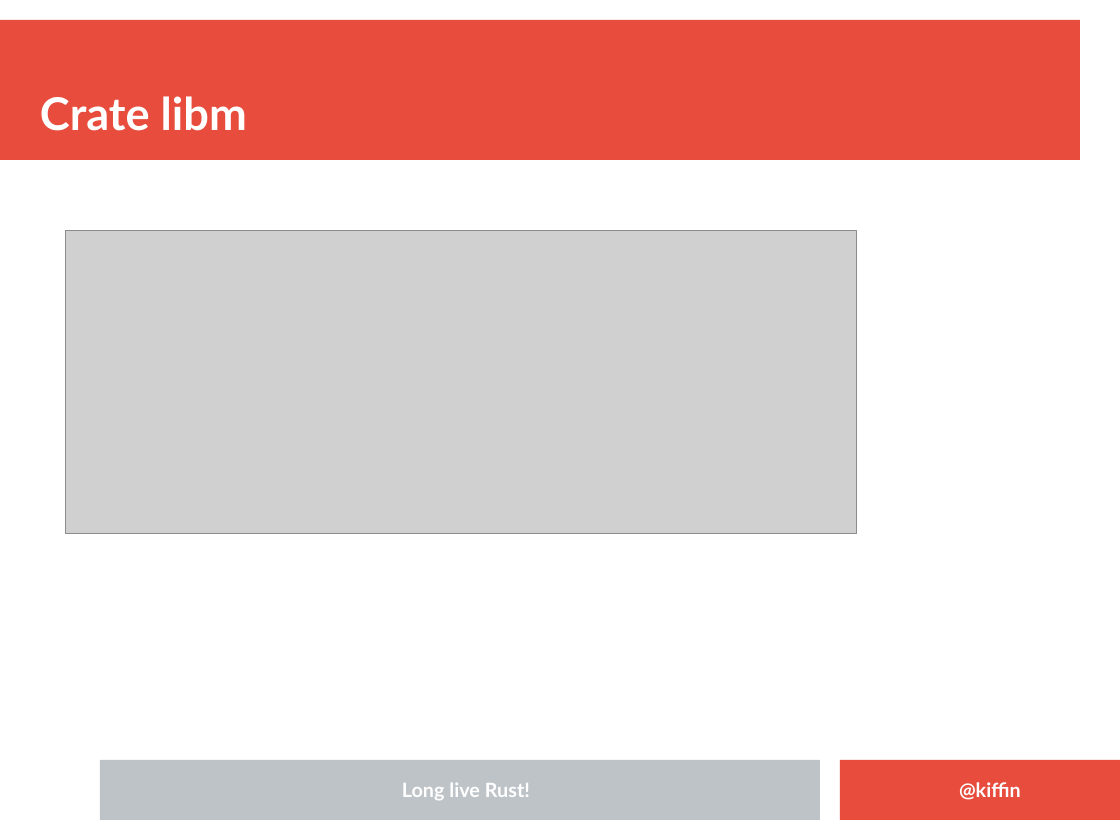
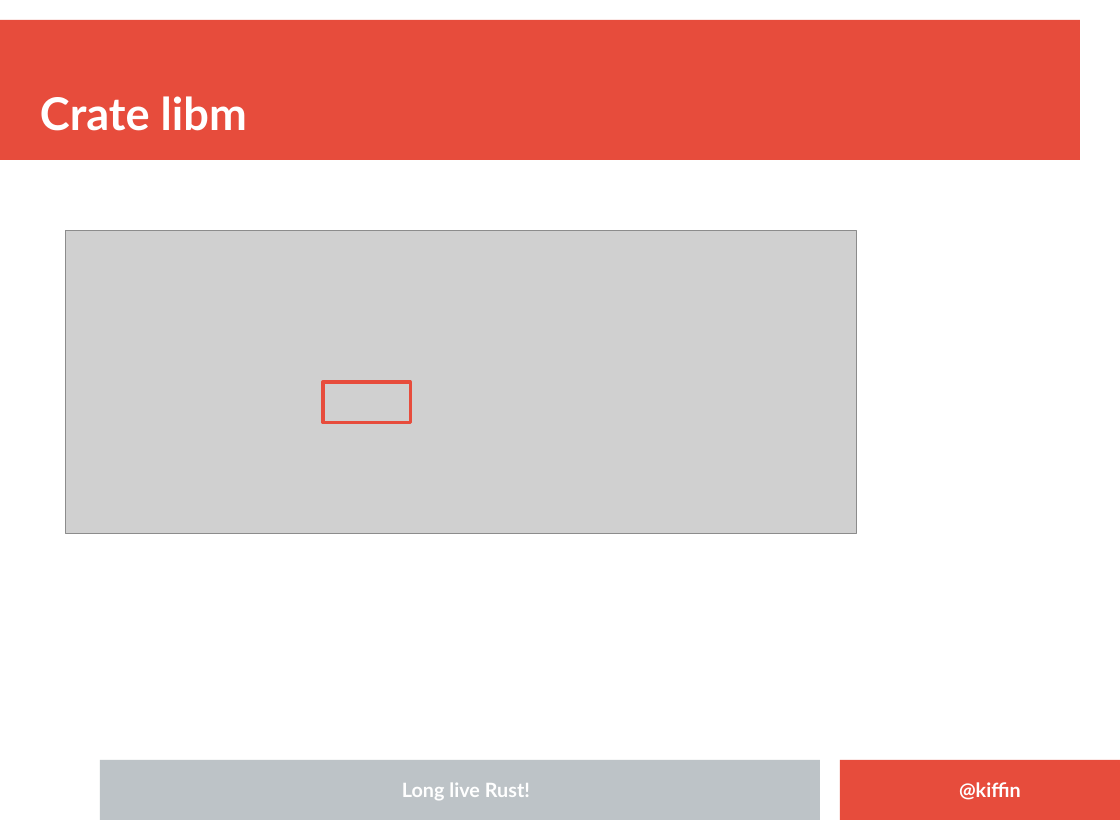
Before and after one commit to kgish/rust-node-addon-template, a slide deck: slide 10 of presentation/Embedding-Rust-in-NodeJS-applications.odp (slide 9 before the commit). Drawn at 1120x840 pixels with LibreOffice and Linux fonts; fonts in the diff are those of the drawing; grey boxes stand for pictures; background and template pictures are left out. Boxes give left, top, right and bottom in pixels: in the first picture for what was removed or moved away, otherwise in the second. Text is boxed around its words. In the diff, an @@ line names an element or a change of style, - is before the commit and + after.

```diff
--- a/presentation/Embedding-Rust-in-NodeJS-applications.odp
+++ b/presentation/Embedding-Rust-in-NodeJS-applications.odp
@@ rectangle added at (x1=323, y1=382, x2=411, y2=423), outline #E74C3C 2.3 pt @@
```
Also in this commit, not shown: 4 other slides changed, 3 slides added, 6 other files.
